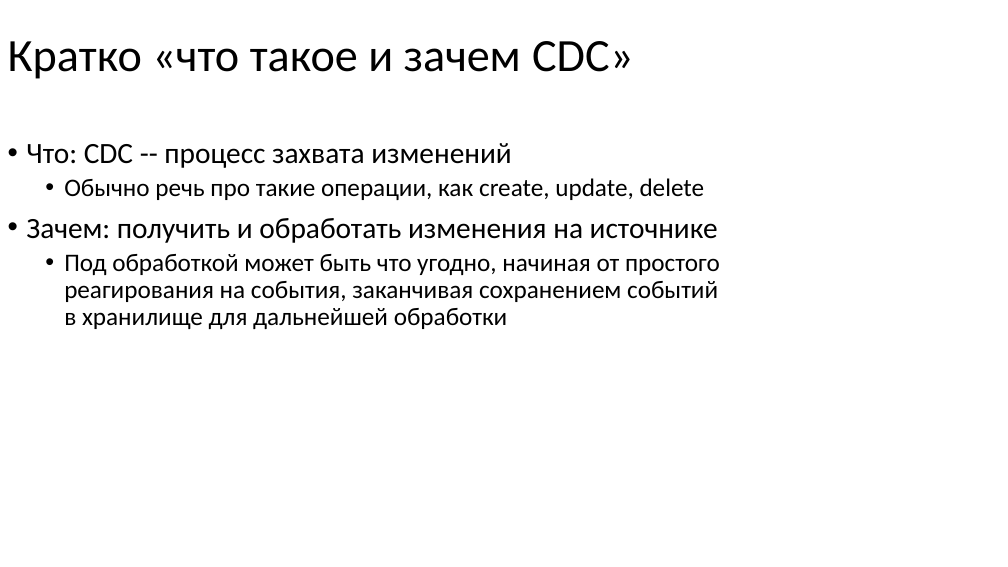
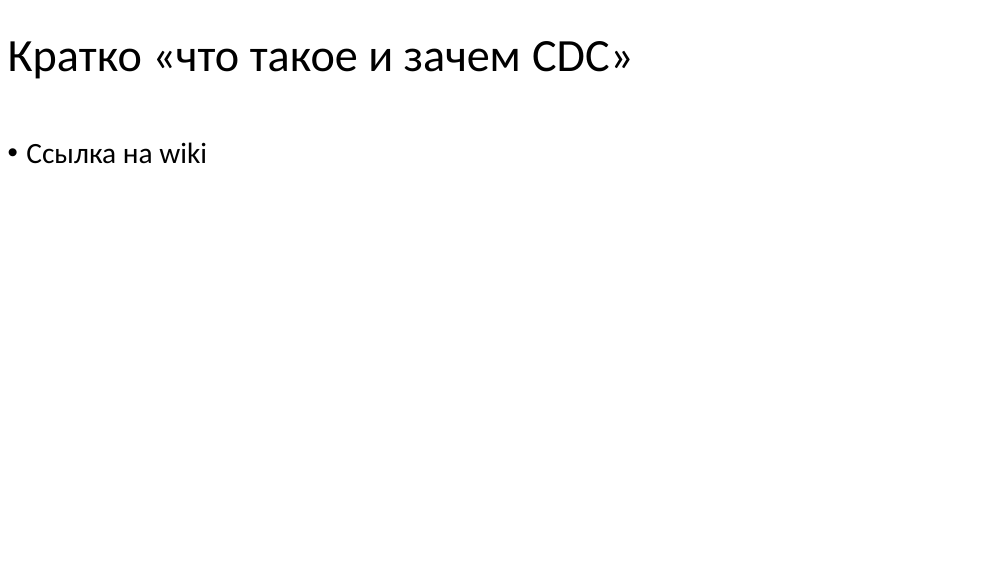
Before and after one commit to nryanov/presentations, a slide deck: slide 4 of smartdata/cdc-via-debezium/debezium-smartdata2025.pptx. Drawn at 1008x567 pixels with LibreOffice and Linux fonts; fonts in the diff are those of the drawing. Boxes give left, top, right and bottom in pixels: in the first picture for what was removed or moved away, otherwise in the second. Text is boxed around its words. In the diff, an @@ line names an element or a change of style, - is before the commit and + after.

```diff
--- a/smartdata/cdc-via-debezium/debezium-smartdata2025.pptx
+++ b/smartdata/cdc-via-debezium/debezium-smartdata2025.pptx
@@ text at (26,142,207,164): text changed; size 24 to 28 pt @@
-• Что: CDC -- процесс захвата изменений
-  • Обычно речь про такие операции, как create, update, delete
-• Зачем: получить и обработать изменения на источнике
-  • Под обработкой может быть что угодно, начиная от простого реагирования на события, заканчивая сохранением событий в хранилище для дальнейшей обработки
+• Ссылка на wiki
```
Also in this commit, not shown: 3 other slides changed, 1 slide added, 26 slides removed, 1 other file.
